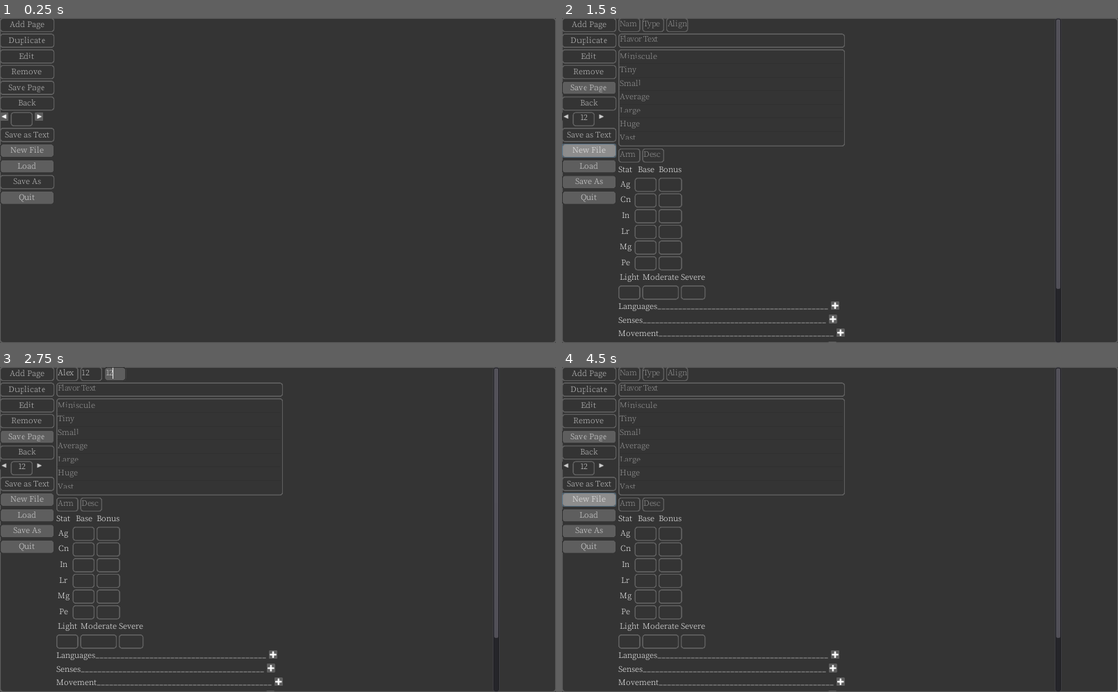
Above: before the commit, frames 1-4 (two rows, left to right).
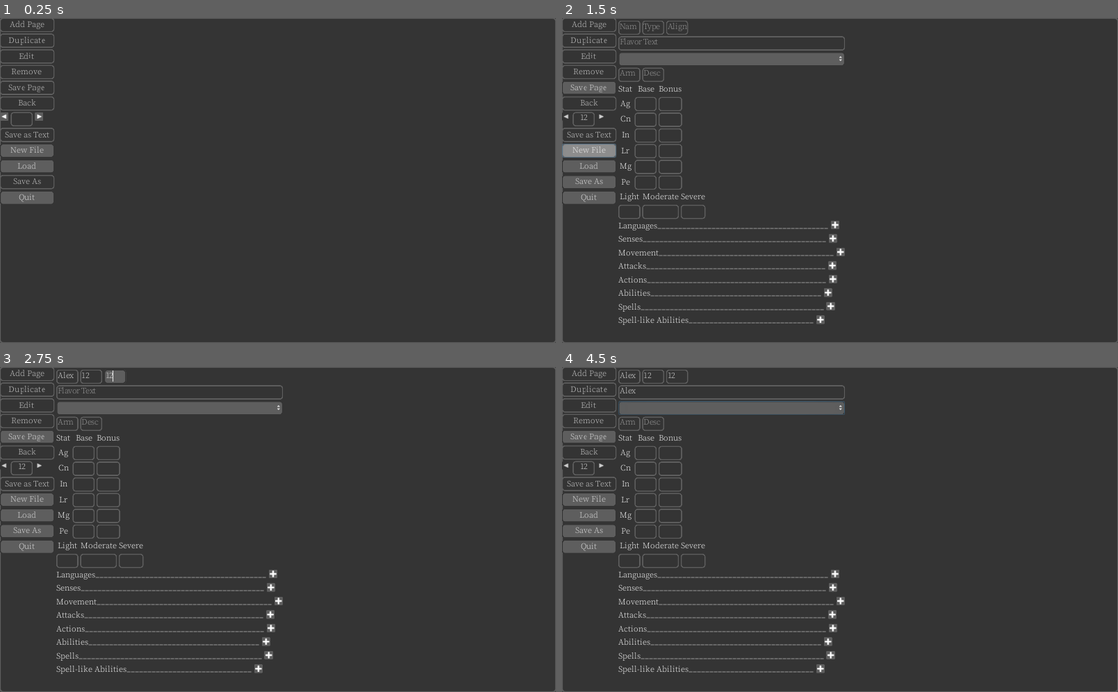
Above: after the commit, the same moments.

Repository: the-alex-g/Bestiary
Game: Godot game, scene res://Document/Document.tscn
Same seed, same stepped clock (60 frames per second), same inputs: the game is played once before the commit and once after it.
Inputs (mouse positions are in pixels of both pictures, inside the frame that each line leads up to):
- Up to frame 1 (0.25 s): no input
- Up to frame 2 (1.5 s): click (584, 118) at 0.52 s; type "12" at 0.6 s; click "New File" at 1.25 s
- Up to frame 3 (2.75 s): click (66, 373) at 2.02 s; type "Alex" at 2.1 s; click (88, 373) at 2.25 s; type "12" at 2.33 s; click (116, 373) at 2.48 s; type "12" at 2.57 s
- Up to frame 4 (4.5 s): click (734, 389) at 2.77 s; type "Alex" at 2.85 s; click (734, 409) at 3.52 s; click "New File" at 4.25 s

The runs differ from the first frame. In frame 1, less than 0.1% of the frame differs, in the area x 3-4%, y 6-8%; in frame 2, 6.6%; in frame 3, 6.7%; in frame 4, 7.2%, in the area x 0-90%, y 0-100%.

Commit message:
Replace itemlist with optionbutton

Diff:
--- a/project/Document/Document.gd
+++ b/project/Document/Document.gd
@@ -22,6 +22,11 @@
 onready var _print_button : Button = $MenuButtons/Print
 onready var _duplicate_button : Button = $MenuButtons/Duplicate
 onready var _file_dialog : FileDialog = $FileDialog
+
+
+func _ready()->void:
+	_display_page.hide()
+	_page.hide()
 
 
 func _input(event:InputEvent)->void:
--- a/project/Document/Document.tscn
+++ b/project/Document/Document.tscn
@@ -70,7 +70,9 @@
 anchor_left = 0.5
 anchor_right = 0.5
 margin_left = -408.0
+margin_top = 5.0
 margin_right = 408.0
+margin_bottom = -5.0
 
 [node name="MenuButtons" type="VBoxContainer" parent="."]
 anchor_bottom = 1.0
--- a/project/Page/Page.gd
+++ b/project/Page/Page.gd
@@ -7,7 +7,7 @@
 
 onready var _field_container := $Container/FieldContainer
 onready var _header_field := $Container/HeaderField
-onready var _size_list := $Container/SizeList
+onready var _size_list : OptionButton = $Container/SizeList
 onready var _stat_field := $Container/StatField
 onready var _damage_field := $Container/DamageField
 onready var _armor_field := $Container/ArmorField
@@ -26,8 +26,8 @@
 		"damage":_damage_field.damage_info
 	}
 	# get size
-	if _size_list.get_selected_items().size() > 0:
-		var index = _size_list.get_selected_items()[0]
+	if _size_list.selected >= 0:
+		var index = _size_list.selected
 		info["size"] = _size_list.get_item_text(index)
 		# this is for loading and editing later
 		info["size_index"] = index
@@ -43,7 +43,7 @@
 func refresh()->void:
 	emit_signal("refresh")
 	_flavor_text.text = ""
-	_size_list.unselect_all()
+	_size_list.select(-1)
 	for field in _field_container.get_children():
 		field.refresh()
 
--- a/project/Page/Page.tscn
+++ b/project/Page/Page.tscn
@@ -15,7 +15,7 @@
 
 [node name="Container" type="VBoxContainer" parent="."]
 margin_right = 185.0
-margin_bottom = 611.0
+margin_bottom = 496.0
 
 [node name="HeaderField" parent="Container" instance=ExtResource( 3 )]
 margin_right = 185.0
@@ -27,32 +27,33 @@
 margin_bottom = 52.0
 placeholder_text = "Flavor Text"
 
-[node name="SizeList" type="ItemList" parent="Container"]
+[node name="SizeList" type="OptionButton" parent="Container"]
 margin_top = 56.0
 margin_right = 185.0
-margin_bottom = 191.0
-items = [ "Miniscule", null, false, "Tiny", null, false, "Small", null, false, "Average", null, false, "Large", null, false, "Huge", null, false, "Vast", null, false ]
-auto_height = true
+margin_bottom = 76.0
+text = "Miniscule"
+items = [ "Miniscule", null, false, 0, null, "Tiny", null, false, 1, null, "Small", null, false, 2, null, "Average", null, false, 3, null, "Large", null, false, 4, null, "Huge", null, false, 5, null, "Vast", null, false, 6, null ]
+selected = 0
 
 [node name="ArmorField" parent="Container" instance=ExtResource( 6 )]
-margin_top = 195.0
+margin_top = 80.0
 margin_right = 185.0
-margin_bottom = 219.0
+margin_bottom = 104.0
 
 [node name="StatField" parent="Container" instance=ExtResource( 5 )]
-margin_top = 223.0
+margin_top = 108.0
 margin_right = 185.0
-margin_bottom = 405.0
+margin_bottom = 290.0
 
 [node name="DamageField" parent="Container" instance=ExtResource( 4 )]
-margin_top = 409.0
+margin_top = 294.0
 margin_right = 185.0
-margin_bottom = 451.0
+margin_bottom = 336.0
 
 [node name="FieldContainer" type="VBoxContainer" parent="Container"]
-margin_top = 455.0
+margin_top = 340.0
 margin_right = 185.0
-margin_bottom = 611.0
+margin_bottom = 496.0
 
 [node name="Languages" parent="Container/FieldContainer" instance=ExtResource( 2 )]
 margin_right = 185.0
--- /dev/null
+++ b/project/Theme/dark_two.tres
@@ -0,0 +1,13 @@
+[gd_resource type="StyleBoxFlat" format=2]
+
+[resource]
+bg_color = Color( 0.0901961, 0.0901961, 0.0901961, 1 )
+border_width_left = 4
+border_width_top = 4
+border_width_right = 4
+border_width_bottom = 4
+border_color = Color( 0.0901961, 0.0901961, 0.0901961, 1 )
+corner_radius_top_left = 5
+corner_radius_top_right = 5
+corner_radius_bottom_right = 5
+corner_radius_bottom_left = 5
--- a/project/Theme/theme.tres
+++ b/project/Theme/theme.tres
@@ -1,9 +1,21 @@
-[gd_resource type="Theme" load_steps=5 format=2]
+[gd_resource type="Theme" load_steps=9 format=2]
 
 [ext_resource path="res://Theme/light.tres" type="StyleBox" id=1]
 [ext_resource path="res://Theme/dark.tres" type="StyleBox" id=2]
 [ext_resource path="res://Theme/normal.tres" type="StyleBox" id=3]
 [ext_resource path="res://Theme/font.tres" type="DynamicFont" id=4]
+[ext_resource path="res://Theme/dark_two.tres" type="StyleBox" id=5]
+[ext_resource path="res://Buttons/Checkbox.png" type="Texture" id=6]
+
+[sub_resource type="AtlasTexture" id=1]
+flags = 4
+atlas = ExtResource( 6 )
+region = Rect2( 0, 0, 16, 16 )
+
+[sub_resource type="AtlasTexture" id=2]
+flags = 4
+atlas = ExtResource( 6 )
+region = Rect2( 0, 16, 16, 16 )
 
 [resource]
 default_font = ExtResource( 4 )
@@ -13,8 +25,26 @@
 Button/styles/hover = ExtResource( 1 )
 Button/styles/normal = ExtResource( 3 )
 Button/styles/pressed = ExtResource( 3 )
-ItemList/styles/bg = ExtResource( 2 )
-ItemList/styles/selected = ExtResource( 3 )
+HScrollBar/styles/grabber = ExtResource( 3 )
+HScrollBar/styles/grabber_highlight = ExtResource( 1 )
+HScrollBar/styles/grabber_pressed = ExtResource( 3 )
+HScrollBar/styles/scroll = ExtResource( 5 )
+HScrollBar/styles/scroll_focus = ExtResource( 5 )
 LineEdit/styles/focus = ExtResource( 3 )
 LineEdit/styles/normal = ExtResource( 2 )
+OptionButton/colors/font_color_disabled = Color( 0.807843, 0.807843, 0.807843, 1 )
+OptionButton/colors/font_color_pressed = Color( 0.203922, 0.203922, 0.203922, 1 )
+OptionButton/styles/disabled = ExtResource( 2 )
+OptionButton/styles/hover = ExtResource( 1 )
+OptionButton/styles/normal = ExtResource( 3 )
+OptionButton/styles/pressed = ExtResource( 3 )
 Panel/styles/panel = ExtResource( 2 )
+PopupMenu/icons/radio_checked = SubResource( 1 )
+PopupMenu/icons/radio_unchecked = SubResource( 2 )
+PopupMenu/styles/hover = ExtResource( 3 )
+PopupMenu/styles/panel = ExtResource( 2 )
+VScrollBar/styles/grabber = ExtResource( 3 )
+VScrollBar/styles/grabber_highlight = ExtResource( 1 )
+VScrollBar/styles/grabber_pressed = ExtResource( 3 )
+VScrollBar/styles/scroll = ExtResource( 5 )
+VScrollBar/styles/scroll_focus = ExtResource( 5 )
Binary file added: project/Buttons/Checkbox.png
Not shown, added: project/Buttons/Checkbox.png.import
Not shown, added: raw_files/checkbox.piskel
